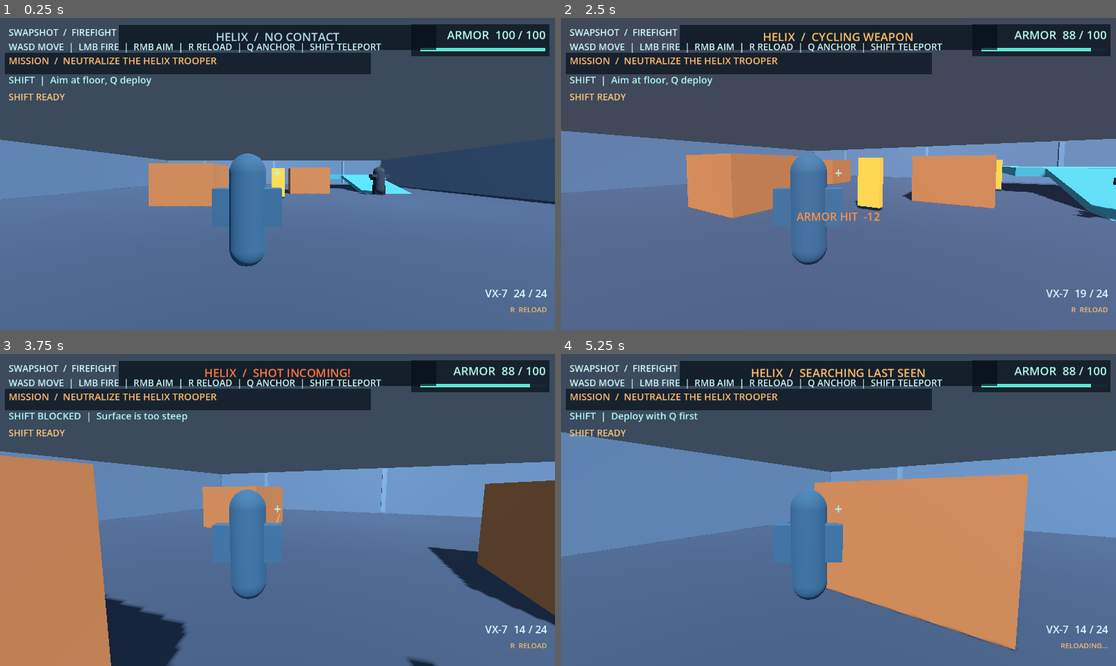
Above: before the commit, frames 1-4 (two rows, left to right).
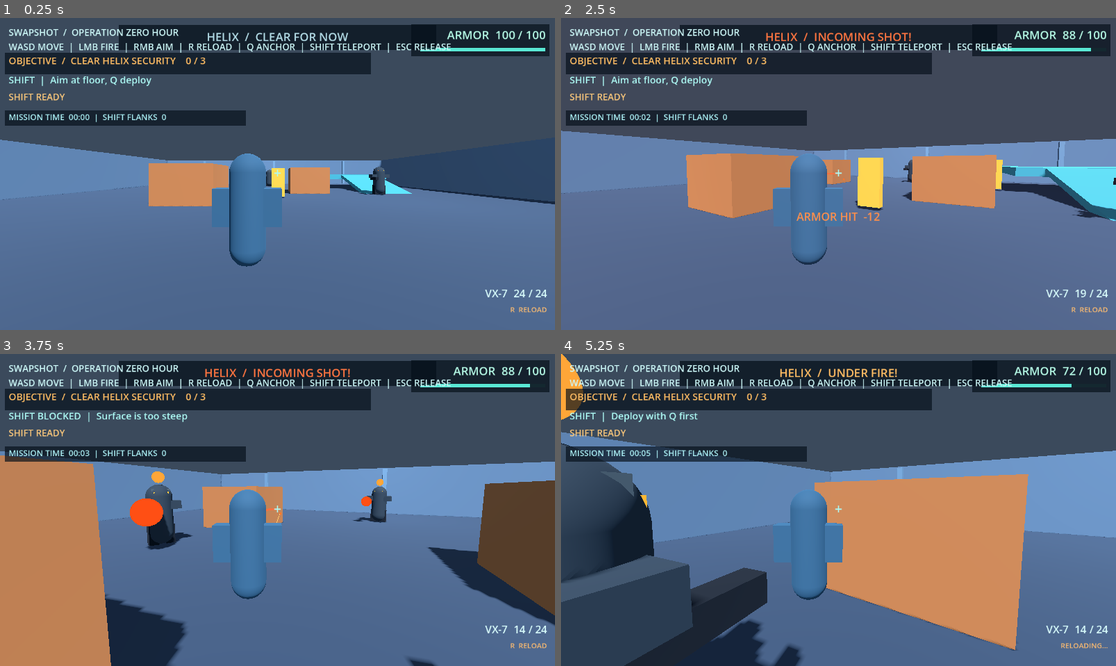
Above: after the commit, the same moments.

Repository: mishraaditya595/swapshot
Game: Godot game, scene res://scenes/main.tscn
The game is run twice, just before and just after one commit, with the same random seed, the same clock (stepped at 60 frames per second) and the same inputs.
Inputs (mouse positions are in pixels of both pictures, inside the frame that each line leads up to):
- Up to frame 1 (0.25 s): no input
- Up to frame 2 (2.5 s): tap Enter at 0.5, 0.8, 1.35 s; move the mouse to (960, 158) at 0.52 s; press the mouse at (960, 158) at 0.53 s; hold D (move_right) 0.53-1.28 s; move the mouse to (810, 174) at 1.27 s; release the mouse at (810, 174) at 1.28 s; hold W (move_forward) from 1.28 s (still down); click (810, 174) at 1.42 s; tap Keypad Enter at 1.55, 2.1 s; move the mouse to (849, 167) at 2.02 s; press the mouse at (849, 167) at 2.03 s
- Up to frame 3 (3.75 s): keep holding W (move_forward); move the mouse to (271, 516) at 2.77 s; release the mouse at (271, 516) at 2.78 s; right-click (271, 516) at 2.85 s; click (271, 516) at 2.92 s; tap Enter at 3.05 s; move the mouse to (316, 513) at 3.52 s; hold Q (deploy_anchor) from 3.53 s (still down); click (316, 513) at 3.67 s
- Up to frame 4 (5.25 s): keep holding W (move_forward); tap Keypad Enter at 3.8 s; tap R (reload) at 4.15 s; move the mouse to (794, 506) at 4.27 s; release Q (deploy_anchor) at 4.28 s; click (794, 506) at 4.35 s; move the mouse to (844, 510) at 5.02 s; hold Shift (shift_teleport) from 5.03 s (still down); click (844, 510) at 5.17 s

The runs differ from the first frame. In frame 1, 3.4% of the frame differs, in the area x 0-82%, y 3-55%; in frame 2, 3.6%; in frame 3, 5.1%; in frame 4, 21%, in the area x 0-96%, y 0-100%.

Commit message:
MS-06: add three-guard encounter director, victory/defeat and replay UI

Diff:
--- /dev/null
+++ b/scenes/levels/ms06_firefight.tscn
@@ -0,0 +1,104 @@
+[gd_scene load_steps=3 format=3]
+
+[ext_resource type="PackedScene" path="res://scenes/levels/ms05_firefight.tscn" id="1_firefight"]
+[ext_resource type="PackedScene" path="res://scenes/enemies/security_trooper.tscn" id="2_trooper"]
+[ext_resource type="Script" path="res://scripts/ms06_mission.gd" id="3_mission"]
+
+[node name="MS06Firefight" type="Node3D"]
+script = ExtResource("3_mission")
+
+[node name="Firefight" parent="." instance=ExtResource("1_firefight")]
+managed_objective = true
+
+[node name="FlankGuard" parent="." instance=ExtResource("2_trooper")]
+position = Vector3(-7.5, 1.03, -2.5)
+shot_damage = 8.0
+fire_interval_seconds = 1.65
+
+[node name="UpperGuard" parent="." instance=ExtResource("2_trooper")]
+position = Vector3(-0.5, 1.03, -11.0)
+shot_damage = 8.0
+fire_interval_seconds = 1.65
+
+[node name="MissionHUD" type="CanvasLayer" parent="."]
+
+[node name="ElapsedBackdrop" type="ColorRect" parent="MissionHUD"]
+offset_left = 10.0
+offset_top = 192.0
+offset_right = 510.0
+offset_bottom = 224.0
+mouse_filter = 2
+color = Color(0.02, 0.06, 0.1, 0.68)
+
+[node name="Elapsed" type="Label" parent="MissionHUD"]
+offset_left = 18.0
+offset_top = 193.0
+offset_right = 510.0
+offset_bottom = 226.0
+mouse_filter = 2
+theme_override_colors/font_color = Color(0.67, 0.94, 0.96, 1)
+theme_override_font_sizes/font_size = 17
+text = "MISSION TIME  00:00  |  SHIFT FLANKS  0"
+
+[node name="Outcome" type="CanvasLayer" parent="."]
+layer = 15
+visible = false
+
+[node name="Dim" type="ColorRect" parent="Outcome"]
+anchors_preset = 15
+anchor_right = 1.0
+anchor_bottom = 1.0
+color = Color(0.01, 0.035, 0.06, 0.84)
+
+[node name="Card" type="ColorRect" parent="Outcome"]
+anchors_preset = 8
+anchor_left = 0.5
+anchor_top = 0.5
+anchor_right = 0.5
+anchor_bottom = 0.5
+offset_left = -345.0
+offset_top = -158.0
+offset_right = 345.0
+offset_bottom = 158.0
+color = Color(0.07, 0.13, 0.18, 0.98)
+
+[node name="Kicker" type="Label" parent="Outcome/Card"]
+offset_left = 30.0
+offset_top = 22.0
+offset_right = 660.0
+offset_bottom = 53.0
+mouse_filter = 2
+theme_override_colors/font_color = Color(0.6, 0.8, 0.86, 1)
+theme_override_font_sizes/font_size = 17
+text = "HELIX FACILITY  /  OPERATION ZERO HOUR"
+horizontal_alignment = 1
+
+[node name="Title" type="Label" parent="Outcome/Card"]
+offset_left = 22.0
+offset_top = 60.0
+offset_right = 668.0
+offset_bottom = 126.0
+mouse_filter = 2
+theme_override_colors/font_color = Color(0.4, 1, 0.9, 1)
+theme_override_font_sizes/font_size = 42
+text = "SECTOR SECURED"
+horizontal_alignment = 1
+
+[node name="Details" type="Label" parent="Outcome/Card"]
+offset_left = 24.0
+offset_top = 139.0
+offset_right = 666.0
+offset_bottom = 250.0
+mouse_filter = 2
+theme_override_colors/font_color = Color(0.88, 0.94, 0.96, 1)
+theme_override_font_sizes/font_size = 19
+text = "GUARDS NEUTRALIZED  3 / 3"
+horizontal_alignment = 1
+
+[node name="ReplayButton" type="Button" parent="Outcome/Card"]
+offset_left = 174.0
+offset_top = 259.0
+offset_right = 516.0
+offset_bottom = 300.0
+theme_override_font_sizes/font_size = 20
+text = "REPLAY ENCOUNTER  [ENTER]"
--- a/scenes/main.tscn
+++ b/scenes/main.tscn
@@ -1,6 +1,6 @@
 [gd_scene load_steps=2 format=3]
 
-[ext_resource type="PackedScene" path="res://scenes/levels/ms05_firefight.tscn" id="1_encounter"]
+[ext_resource type="PackedScene" path="res://scenes/levels/ms06_firefight.tscn" id="1_encounter"]
 
 [node name="Swapshot" type="Node3D"]
 
--- /dev/null
+++ b/scripts/ms06_mission.gd
@@ -0,0 +1,193 @@
+extends Node3D
+## MS-06 encounter authority: objective, result, and whole-scene replay.
+
+signal phase_changed(next_phase: int)
+
+enum Phase { ACTIVE, VICTORY, DEFEAT, RESTARTING }
+
+const WARNING: Color = Color(1.0, 0.74, 0.39)
+const CYAN: Color = Color(0.40, 1.0, 0.90)
+
+@onready var player: CharacterBody3D = $Firefight/Arena/Player
+@onready var ability: Node = $Firefight/Arena/Player/ShiftAbility
+@onready var weapon: Node = $Firefight/Arena/Player/VisualRoot/WeaponPivot/VX7
+@onready var combat_hud: Node = $Firefight/Arena/Player/CombatHUD
+@onready var objective: Label = $Firefight/EncounterHUD/HelixHint
+@onready var elapsed_label: Label = $MissionHUD/Elapsed
+@onready var outcome: CanvasLayer = $Outcome
+@onready var outcome_title: Label = $Outcome/Card/Title
+@onready var outcome_details: Label = $Outcome/Card/Details
+@onready var replay_button: Button = $Outcome/Card/ReplayButton
+
+var phase: Phase = Phase.ACTIVE
+var elapsed_seconds: float = 0.0
+var shift_count: int = 0
+var _guards: Array[Node] = []
+
+
+func _ready() -> void:
+    # The previous encounter still exists for MS-05 regression tests.
+    # This scene alone owns objective changes and keyboard replay.
+    player.managed_restart = true
+    combat_hud.call("set_mission_managed", true)
+    $Firefight/Arena/Instructions/ControlHints.text = (
+        "SWAPSHOT  /  OPERATION ZERO HOUR\n"
+        + "WASD MOVE  |  LMB FIRE  |  RMB AIM  |  R RELOAD  |  Q ANCHOR  |  SHIFT TELEPORT  |  ESC RELEASE"
+    )
+    for path: NodePath in [
+        NodePath("Firefight/HelixTrooper"),
+        NodePath("FlankGuard"),
+        NodePath("UpperGuard")
+    ]:
+        var guard: Node = get_node(path)
+        _guards.append(guard)
+        guard.connect("destroyed", _on_guard_destroyed.bind(guard))
+        guard.connect("state_changed", _on_guard_state_changed)
+        guard.connect("windup_started", _on_guard_windup)
+        guard.connect("echo_distracted", _on_guard_echo)
+        guard.connect("echo_released", _refresh_threat)
+    player.died.connect(_on_player_died)
+    ability.connect("shifted", _on_shifted)
+    replay_button.pressed.connect(request_replay)
+    outcome.visible = false
+    _update_objective()
+    _refresh_threat()
+    _update_time()
+
+
+func _process(delta: float) -> void:
+    if phase == Phase.ACTIVE:
+        elapsed_seconds += delta
+        _update_time()
+
+
+func _update_time() -> void:
+    elapsed_label.text = "MISSION TIME  " + _format_time() + "  |  SHIFT FLANKS  %d" % shift_count
+
+
+func _format_time() -> String:
+    return "%02d:%02d" % [int(elapsed_seconds / 60.0), int(elapsed_seconds) % 60]
+
+
+func _remaining_guards() -> int:
+    var remaining: int = 0
+    for guard: Node in _guards:
+        if is_instance_valid(guard) and int(guard.get("state")) != 3:
+            remaining += 1
+    return remaining
+
+
+func _update_objective() -> void:
+    var cleared: int = _guards.size() - _remaining_guards()
+    objective.text = "OBJECTIVE  /  CLEAR HELIX SECURITY    %d / %d" % [cleared, _guards.size()]
+    objective.add_theme_color_override("font_color", WARNING)
+
+
+func _on_shifted(_from: Vector3, _to: Vector3) -> void:
+    if phase == Phase.ACTIVE:
+        shift_count += 1
+        _update_time()
+
+
+func _on_guard_destroyed(guard: Node) -> void:
+    if phase != Phase.ACTIVE or not _guards.has(guard):
+        return
+    _update_objective()
+    if _remaining_guards() == 0 and bool(player.get("is_alive")):
+        _finish(Phase.VICTORY)
+    else:
+        _refresh_threat()
+
+
+func _on_guard_state_changed(_next: int) -> void:
+    _refresh_threat()
+
+
+func _on_guard_windup() -> void:
+    if phase == Phase.ACTIVE:
+        combat_hud.call("set_encounter_threat", "HELIX  /  INCOMING SHOT!", Color(1.0, 0.46, 0.25))
+
+
+func _on_guard_echo(_at: Vector3) -> void:
+    if phase == Phase.ACTIVE:
+        combat_hud.call("set_encounter_threat", "HELIX  /  ECHO DISTRACTION", CYAN)
+
+
+func _refresh_threat() -> void:
+    if phase != Phase.ACTIVE:
+        return
+    var attacking: bool = false
+    var alerted: bool = false
+    var searching: bool = false
+    var distracted: bool = false
+    for guard: Node in _guards:
+        if not is_instance_valid(guard) or int(guard.get("state")) == 3:
+            continue
+        if guard.get("_echo") != null:
+            distracted = true
+        match int(guard.get("state")):
+            2: attacking = true
+            1: alerted = true
+            4: searching = true
+    if attacking:
+        combat_hud.call("set_encounter_threat", "HELIX  /  UNDER FIRE!", WARNING)
+    elif distracted:
+        combat_hud.call("set_encounter_threat", "HELIX  /  ECHO DISTRACTION", CYAN)
+    elif alerted:
+        combat_hud.call("set_encounter_threat", "HELIX  /  CONTACT", WARNING)
+    elif searching:
+        combat_hud.call("set_encounter_threat", "HELIX  /  SEARCHING", WARNING)
+    else:
+        combat_hud.call("set_encounter_threat", "HELIX  /  CLEAR FOR NOW", Color(0.70, 0.86, 0.90))
+
+
+func _on_player_died() -> void:
+    if phase == Phase.ACTIVE:
+        _finish(Phase.DEFEAT)
+
+
+func _finish(result: Phase) -> void:
+    if phase != Phase.ACTIVE:
+        return
+    phase = result
+    phase_changed.emit(int(phase))
+    player.set_combat_enabled(false)
+    Input.mouse_mode = Input.MOUSE_MODE_VISIBLE
+    outcome.visible = true
+    if result == Phase.VICTORY:
+        objective.text = "MISSION COMPLETE  /  HELIX SECURITY NEUTRALIZED"
+        objective.add_theme_color_override("font_color", CYAN)
+        outcome_title.text = "SECTOR SECURED"
+        outcome_title.add_theme_color_override("font_color", CYAN)
+        combat_hud.call("set_encounter_threat", "HELIX  /  ALL HOSTILES DOWN", CYAN)
+    else:
+        objective.text = "MISSION FAILED  /  OPERATIVE DOWN"
+        objective.add_theme_color_override("font_color", Color(1.0, 0.46, 0.31))
+        outcome_title.text = "OPERATIVE DOWN"
+        outcome_title.add_theme_color_override("font_color", Color(1.0, 0.46, 0.31))
+        combat_hud.call("set_encounter_threat", "HELIX  /  RETRY AVAILABLE", WARNING)
+    outcome_details.text = (
+        "GUARDS NEUTRALIZED  %d / %d\nTIME  %s    |    SHIFTS  %d\n\nPRESS ENTER OR CLICK BELOW TO REPLAY"
+        % [_guards.size() - _remaining_guards(), _guards.size(), _format_time(), shift_count]
+    )
+    replay_button.text = "REPLAY ENCOUNTER  [ENTER]"
+
+
+func _unhandled_input(event: InputEvent) -> void:
+    if phase != Phase.VICTORY and phase != Phase.DEFEAT:
+        return
+    if event is InputEventKey and event.pressed and not event.echo:
+        if event.keycode == KEY_ENTER or event.keycode == KEY_KP_ENTER:
+            request_replay()
+            get_viewport().set_input_as_handled()
+
+
+func request_replay() -> void:
+    if phase != Phase.VICTORY and phase != Phase.DEFEAT:
+        return
+    phase = Phase.RESTARTING
+    phase_changed.emit(int(phase))
+    replay_button.disabled = true
+    Input.mouse_mode = Input.MOUSE_MODE_VISIBLE
+    # Reload the complete encounter so no guard, weapon, echo, or timer survives.
+    get_tree().call_deferred("reload_current_scene")
